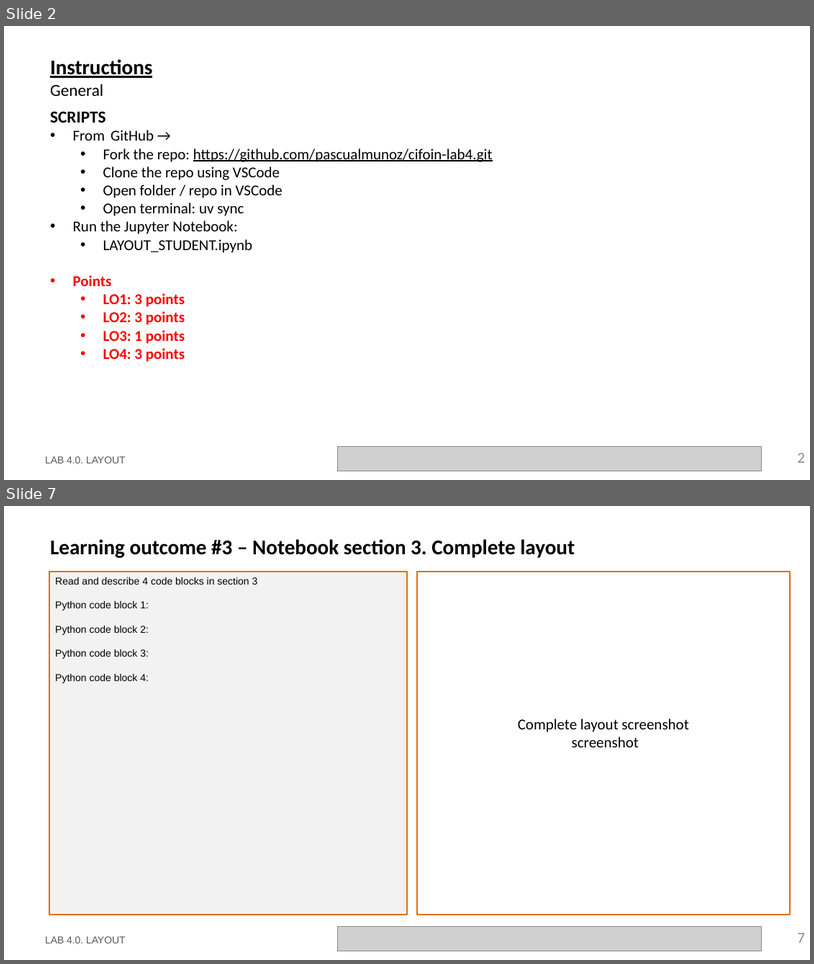
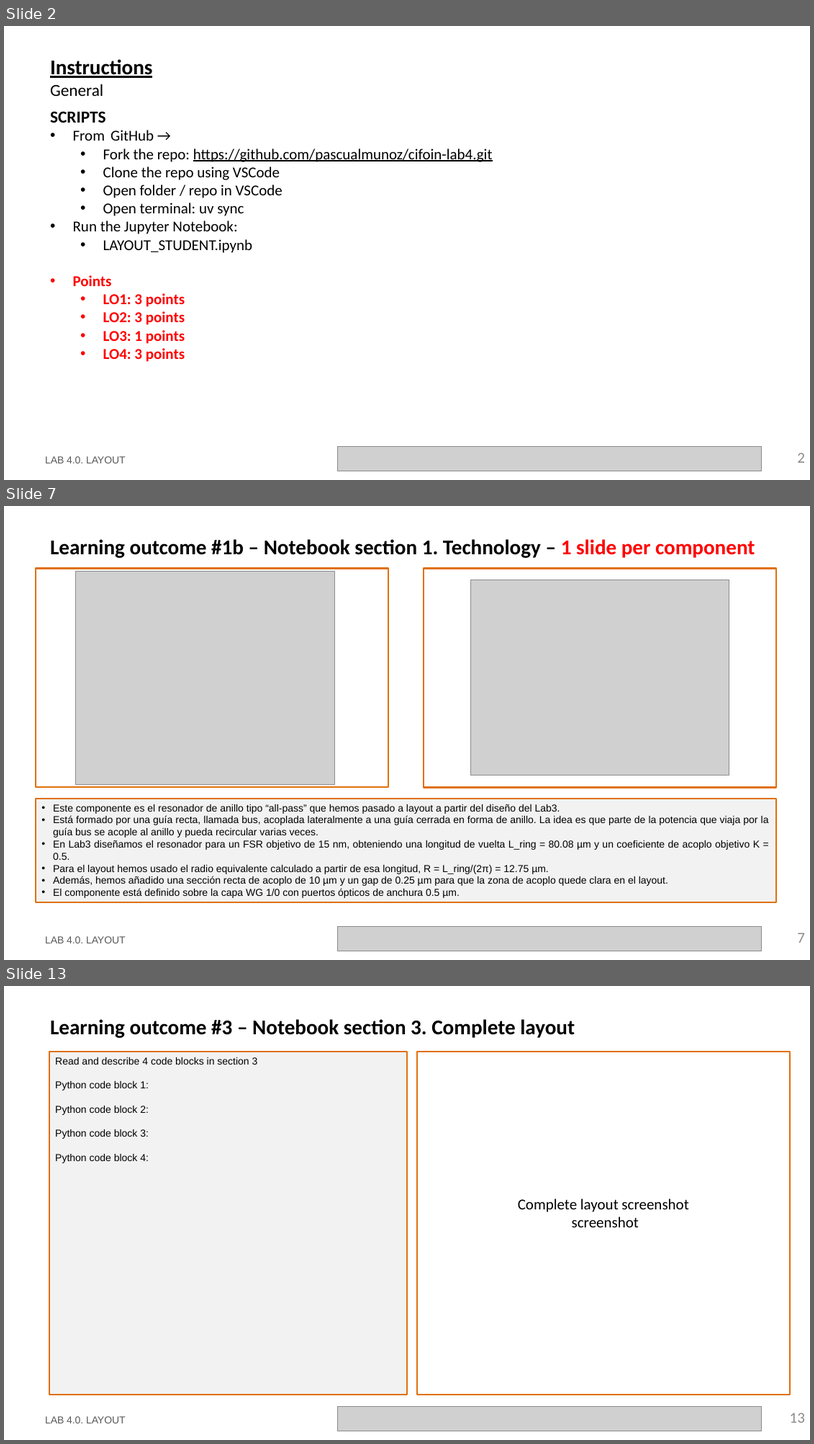
Before and after one commit to Japeacru/cifoin-lab4, a slide deck: LabBook_40.pptx. Shown one above the other, each under a label of ours: slides 2 and 7 before the commit, slides 2, 7 and 13 after it; the slides between them are not shown. The pictures are 814x964 and 814x1444 pixels, drawn with LibreOffice and Linux fonts; fonts in the diff are those of the drawing; grey boxes stand for pictures; background and template pictures are left out. Boxes give left, top, right and bottom in pixels: in the first picture for what was removed or moved away, otherwise in the second. Text is boxed around its words. In the diff, an @@ line names an element or a change of style, - is before the commit and + after.

```diff
--- a/LabBook_40.pptx
+++ b/LabBook_40.pptx
@@ slide 7 added at <box>4,506,810,960</box>, background #FFFFFF @@
@@ title added at <box>50,539,755,558</box>, 25 pt, text #000000, bold @@
+Learning outcome #1b – Notebook section 1. Technology – 1 slide per component
@@ rectangle added at <box>36,569,388,788</box>, outline #E0700D 2.25 pt @@
@@ rectangle added at <box>424,569,777,788</box>, outline #E0700D 2.25 pt @@
@@ picture added at <box>76,571,335,784</box> @@
@@ picture added at <box>471,580,730,775</box> @@
@@ rectangle added at <box>36,798,777,902</box>, fill #F2F2F2, outline #E0700D 2.25 pt, 12 pt, text #000000 @@
+• Este componente es el resonador de anillo tipo “all-pass” que hemos pasado a layout a partir del diseño del Lab3.
+• Está formado por una guía recta, llamada bus, acoplada lateralmente a una guía cerrada en forma de anillo. La idea es que parte de la potencia que viaja por la guía bus se acople al anillo y pueda recircular varias veces.
+• En Lab3 diseñamos el resonador para un FSR objetivo de 15 nm, obteniendo una longitud de vuelta L_ring = 80.08 µm y un coeficiente de acoplo objetivo K = 0.5.
+• Para el layout hemos usado el radio equivalente calculado a partir de esa longitud, R = L_ring/(2π) = 12.75 µm.
+• Además, hemos añadido una sección recta de acoplo de 10 µm y un gap de 0.25 µm para que la zona de acoplo quede clara en el layout.
+• El componente está definido sobre la capa WG 1/0 con puertos ópticos de anchura 0.5 µm.
@@ text added at <box>45,936,126,943</box>, 12 pt, text #585858 @@
+LAB 4.0. LAYOUT
@@ picture added at <box>338,926,762,951</box> @@
@@ page number added at <box>797,932,805,942</box>, 18 pt, text #8C8C8C @@
+7
@@ what was slide 7 is now slide 13 @@
@@ page number at <box>790,1412,805,1422</box>: text changed @@
-7
+13
```
Also in this commit, not shown: 4 slides changed, 5 other slides added, 1 other file.
